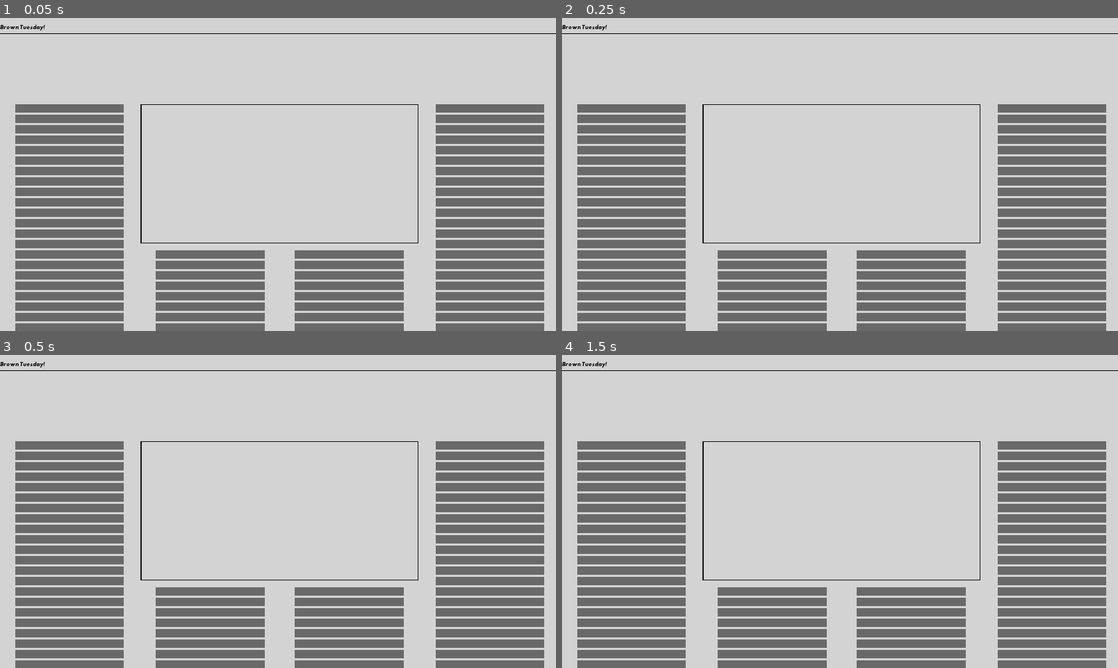
Above: before the commit, frames 1-4 (two rows, left to right).
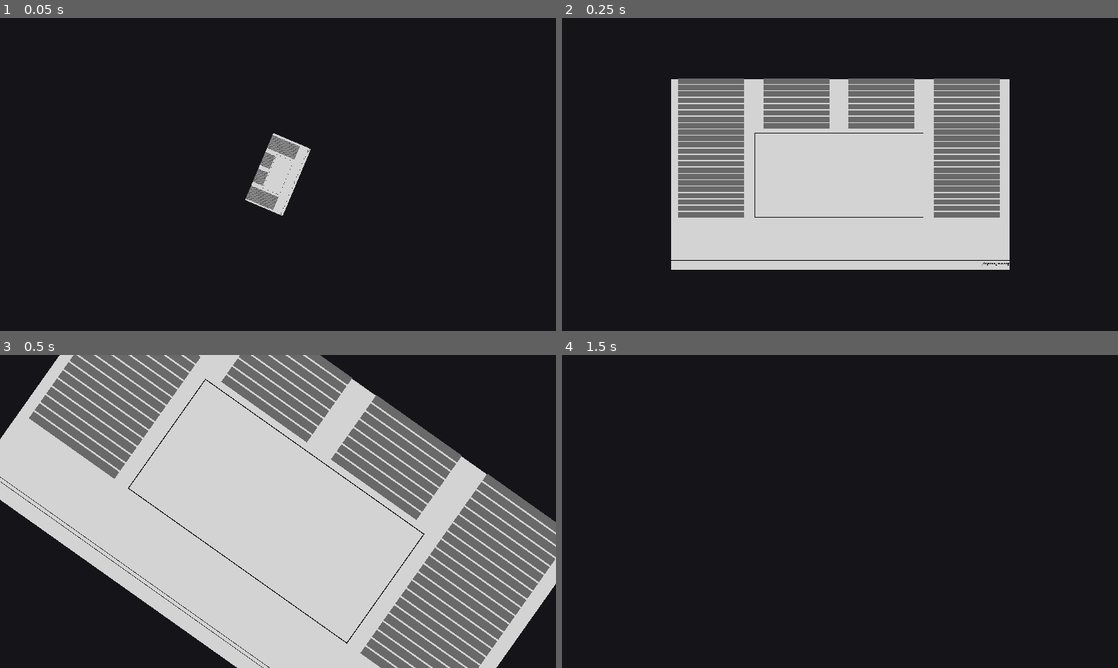
Above: after the commit, the same moments.

Repository: kevinlights/supply-chain
Game: Godot game, scene res://game_entities/newspaper/Newspaper.tscn
Two runs of this game, one before a commit and one after it. Both use one fixed random seed, a clock stepped at 60 frames per second and the inputs below. This scene is started directly instead of the project's main scene.
Inputs (mouse positions are in pixels of both pictures, inside the frame that each line leads up to):
- Up to frame 1 (0.05 s): no input
- Up to frame 2 (0.25 s): no input
- Up to frame 3 (0.5 s): no input
- Up to frame 4 (1.5 s): tap Enter at 0.5 s; move the mouse to (962, 495) at 0.52 s; hold Space (ui_select) 0.53-1.28 s; click (962, 495) at 0.67 s; move the mouse to (728, 527) at 1.27 s; tap Space (ui_select) at 1.35 s; click (728, 527) at 1.42 s

The runs differ from the first frame. In frame 1, 98% of the frame differs, in the area x 0-100%, y 0-100%; in frame 2, 79%; in frame 3, 56%; in frame 4, 100%.

Commit message:
Added animation and close functionality to newspaper.

Diff:
--- /dev/null
+++ b/game_entities/newspaper/Newspaper.gd
@@ -0,0 +1,21 @@
+extends Control
+
+var animationTween : Tween
+
+func _ready():
+	get_parent().set_process(false)
+	set_process(true)
+	animationTween = Tween.new()
+	add_child(animationTween)
+	animationTween.interpolate_method(self, "set_rotation", -TAU * 3, 0, 0.75, Tween.TRANS_SINE, Tween.EASE_OUT)
+	animationTween.interpolate_method(self, "set_scale", Vector2(0.0001, 0.0001), Vector2(1, 1), 0.6, Tween.TRANS_SINE, Tween.EASE_OUT)
+	animationTween.start()
+
+func _process(_delta):
+	if Input.is_action_just_released("ui_select"):
+		close()
+
+func close():
+	#TODO: Process and apply effect
+	get_parent().set_process(true)
+	queue_free()
--- a/game_entities/newspaper/Newspaper.tscn
+++ b/game_entities/newspaper/Newspaper.tscn
@@ -1,8 +1,9 @@
-[gd_scene load_steps=5 format=2]
+[gd_scene load_steps=6 format=2]
 
 [ext_resource path="res://fonts/newspaper_headline.tres" type="DynamicFont" id=1]
 [ext_resource path="res://fonts/newspaper_date.tres" type="DynamicFont" id=2]
 [ext_resource path="res://fonts/newspaper_title.tres" type="DynamicFont" id=3]
+[ext_resource path="res://game_entities/newspaper/Newspaper.gd" type="Script" id=4]
 
 [sub_resource type="StyleBoxFlat" id=1]
 draw_center = false
@@ -16,17 +17,27 @@
 margin_right = 40.0
 margin_bottom = 40.0
 rect_min_size = Vector2( 1280, 720 )
+rect_pivot_offset = Vector2( 640, 360 )
+script = ExtResource( 4 )
+__meta__ = {
+"_edit_use_anchors_": false
+}
 
 [node name="Paper" type="ColorRect" parent="."]
 margin_right = 1280.0
 margin_bottom = 720.0
 rect_min_size = Vector2( 0, 720 )
+mouse_filter = 2
 color = Color( 0.831373, 0.831373, 0.831373, 1 )
+__meta__ = {
+"_edit_use_anchors_": false
+}
 
 [node name="TitleContent" type="VBoxContainer" parent="Paper"]
 margin_right = 1280.0
 margin_bottom = 190.0
 rect_min_size = Vector2( 1280, 0 )
+mouse_filter = 2
 __meta__ = {
 "_edit_use_anchors_": false
 }
@@ -35,6 +46,7 @@
 margin_right = 1280.0
 margin_bottom = 5.0
 rect_min_size = Vector2( 1280, 5 )
+mouse_filter = 2
 __meta__ = {
 "_edit_use_anchors_": false
 }
@@ -66,6 +78,7 @@
 margin_right = 1280.0
 margin_bottom = 125.0
 rect_min_size = Vector2( 1280, 1 )
+mouse_filter = 2
 color = Color( 0, 0, 0, 1 )
 __meta__ = {
 "_edit_use_anchors_": false
@@ -76,6 +89,7 @@
 margin_right = 1280.0
 margin_bottom = 129.0
 rect_min_size = Vector2( 1280, 0 )
+mouse_filter = 2
 __meta__ = {
 "_edit_use_anchors_": false
 }
@@ -85,6 +99,7 @@
 margin_right = 1280.0
 margin_bottom = 134.0
 rect_min_size = Vector2( 1280, 1 )
+mouse_filter = 2
 color = Color( 0, 0, 0, 1 )
 __meta__ = {
 "_edit_use_anchors_": false
@@ -129,6 +144,7 @@
 margin_right = 250.0
 margin_bottom = 20.0
 rect_min_size = Vector2( 250, 20 )
+mouse_filter = 2
 color = Color( 0.415686, 0.415686, 0.415686, 1 )
 
 [node name="ColorRect2" type="ColorRect" parent="Paper/PaperContent/Column/Text"]
@@ -136,6 +152,7 @@
 margin_right = 250.0
 margin_bottom = 44.0
 rect_min_size = Vector2( 250, 20 )
+mouse_filter = 2
 color = Color( 0.415686, 0.415686, 0.415686, 1 )
 
 [node name="ColorRect3" type="ColorRect" parent="Paper/PaperContent/Column/Text"]
@@ -143,6 +160,7 @@
 margin_right = 250.0
 margin_bottom = 68.0
 rect_min_size = Vector2( 250, 20 )
+mouse_filter = 2
 color = Color( 0.415686, 0.415686, 0.415686, 1 )
 
 [node name="ColorRect4" type="ColorRect" parent="Paper/PaperContent/Column/Text"]
@@ -150,6 +168,7 @@
 margin_right = 250.0
 margin_bottom = 92.0
 rect_min_size = Vector2( 250, 20 )
+mouse_filter = 2
 color = Color( 0.415686, 0.415686, 0.415686, 1 )
 
 [node name="ColorRect5" type="ColorRect" parent="Paper/PaperContent/Column/Text"]
@@ -157,6 +176,7 @@
 margin_right = 250.0
 margin_bottom = 116.0
 rect_min_size = Vector2( 250, 20 )
+mouse_filter = 2
 color = Color( 0.415686, 0.415686, 0.415686, 1 )
 
 [node name="ColorRect6" type="ColorRect" parent="Paper/PaperContent/Column/Text"]
@@ -164,6 +184,7 @@
 margin_right = 250.0
 margin_bottom = 140.0
 rect_min_size = Vector2( 250, 20 )
+mouse_filter = 2
 color = Color( 0.415686, 0.415686, 0.415686, 1 )
 
 [node name="ColorRect7" type="ColorRect" parent="Paper/PaperContent/Column/Text"]
@@ -171,6 +192,7 @@
 margin_right = 250.0
 margin_bottom = 164.0
 rect_min_size = Vector2( 250, 20 )
+mouse_filter = 2
 color = Color( 0.415686, 0.415686, 0.415686, 1 )
 
 [node name="ColorRect8" type="ColorRect" parent="Paper/PaperContent/Column/Text"]
@@ -178,6 +200,7 @@
 margin_right = 250.0
 margin_bottom = 188.0
 rect_min_size = Vector2( 250, 20 )
+mouse_filter = 2
 color = Color( 0.415686, 0.415686, 0.415686, 1 )
 
 [node name="ColorRect9" type="ColorRect" parent="Paper/PaperContent/Column/Text"]
@@ -185,6 +208,7 @@
 margin_right = 250.0
 margin_bottom = 212.0
 rect_min_size = Vector2( 250, 20 )
+mouse_filter = 2
 color = Color( 0.415686, 0.415686, 0.415686, 1 )
 
 [node name="ColorRect10" type="ColorRect" parent="Paper/PaperContent/Column/Text"]
@@ -192,6 +216,7 @@
 margin_right = 250.0
 margin_bottom = 236.0
 rect_min_size = Vector2( 250, 20 )
+mouse_filter = 2
 color = Color( 0.415686, 0.415686, 0.415686, 1 )
 
 [node name="ColorRect11" type="ColorRect" parent="Paper/PaperContent/Column/Text"]
@@ -199,6 +224,7 @@
 margin_right = 250.0
 margin_bottom = 260.0
 rect_min_size = Vector2( 250, 20 )
+mouse_filter = 2
 color = Color( 0.415686, 0.415686, 0.415686, 1 )
 
 [node name="ColorRect12" type="ColorRect" parent="Paper/PaperContent/Column/Text"]
@@ -206,6 +232,7 @@
 margin_right = 250.0
 margin_bottom = 284.0
 rect_min_size = Vector2( 250, 20 )
+mouse_filter = 2
 color = Color( 0.415686, 0.415686, 0.415686, 1 )
 
 [node name="ColorRect13" type="ColorRect" parent="Paper/PaperContent/Column/Text"]
@@ -213,6 +240,7 @@
 margin_right = 250.0
 margin_bottom = 308.0
 rect_min_size = Vector2( 250, 20 )
+mouse_filter = 2
 color = Color( 0.415686, 0.415686, 0.415686, 1 )
 
 [node name="ColorRect14" type="ColorRect" parent="Paper/PaperContent/Column/Text"]
@@ -220,6 +248,7 @@
 margin_right = 250.0
 margin_bottom = 332.0
 rect_min_size = Vector2( 250, 20 )
+mouse_filter = 2
 color = Color( 0.415686, 0.415686, 0.415686, 1 )
 
 [node name="ColorRect15" type="ColorRect" parent="Paper/PaperContent/Column/Text"]
@@ -227,6 +256,7 @@
 margin_right = 250.0
 margin_bottom = 356.0
 rect_min_size = Vector2( 250, 20 )
+mouse_filter = 2
 color = Color( 0.415686, 0.415686, 0.415686, 1 )
 
 [node name="ColorRect16" type="ColorRect" parent="Paper/PaperContent/Column/Text"]
@@ -234,6 +264,7 @@
 margin_right = 250.0
 margin_bottom = 380.0
 rect_min_size = Vector2( 250, 20 )
+mouse_filter = 2
 color = Color( 0.415686, 0.415686, 0.415686, 1 )
 
 [node name="ColorRect17" type="ColorRect" parent="Paper/PaperContent/Column/Text"]
@@ -241,6 +272,7 @@
 margin_right = 250.0
 margin_bottom = 404.0
 rect_min_size = Vector2( 250, 20 )
+mouse_filter = 2
 color = Color( 0.415686, 0.415686, 0.415686, 1 )
 
 [node name="ColorRect18" type="ColorRect" parent="Paper/PaperContent/Column/Text"]
@@ -248,6 +280,7 @@
 margin_right = 250.0
 margin_bottom = 428.0
 rect_min_size = Vector2( 250, 20 )
+mouse_filter = 2
 color = Color( 0.415686, 0.415686, 0.415686, 1 )
 
 [node name="ColorRect19" type="ColorRect" parent="Paper/PaperContent/Column/Text"]
@@ -255,6 +288,7 @@
 margin_right = 250.0
 margin_bottom = 452.0
 rect_min_size = Vector2( 250, 20 )
+mouse_filter = 2
 color = Color( 0.415686, 0.415686, 0.415686, 1 )
 
 [node name="ColorRect20" type="ColorRect" parent="Paper/PaperContent/Column/Text"]
@@ -262,6 +296,7 @@
 margin_right = 250.0
 margin_bottom = 476.0
 rect_min_size = Vector2( 250, 20 )
+mouse_filter = 2
 color = Color( 0.415686, 0.415686, 0.415686, 1 )
 
 [node name="ColorRect21" type="ColorRect" parent="Paper/PaperContent/Column/Text"]
@@ -269,6 +304,7 @@
 margin_right = 250.0
 margin_bottom = 500.0
 rect_min_size = Vector2( 250, 20 )
+mouse_filter = 2
 color = Color( 0.415686, 0.415686, 0.415686, 1 )
 
 [node name="ColorRect22" type="ColorRect" parent="Paper/PaperContent/Column/Text"]
@@ -276,6 +312,7 @@
 margin_right = 250.0
 margin_bottom = 524.0
 rect_min_size = Vector2( 250, 20 )
+mouse_filter = 2
 color = Color( 0.415686, 0.415686, 0.415686, 1 )
 
 [node name="Center" type="VBoxContainer" parent="Paper/PaperContent"]
@@ -289,12 +326,14 @@
 margin_right = 640.0
 margin_bottom = 320.0
 rect_min_size = Vector2( 640, 320 )
+mouse_filter = 2
 custom_styles/panel = SubResource( 1 )
 
 [node name="Photo" type="TextureRect" parent="Paper/PaperContent/Center/PhotoFrame"]
 margin_right = 40.0
 margin_bottom = 40.0
 rect_min_size = Vector2( 640, 320 )
+mouse_filter = 2
 __meta__ = {
 "_edit_use_anchors_": false
 }
@@ -304,6 +343,7 @@
 margin_right = 640.0
 margin_bottom = 330.0
 rect_min_size = Vector2( 0, 10 )
+mouse_filter = 2
 __meta__ = {
 "_edit_use_anchors_": false
 }
@@ -313,12 +353,14 @@
 margin_right = 640.0
 margin_bottom = 530.0
 rect_min_size = Vector2( 640, 0 )
+mouse_filter = 2
 custom_constants/separation = 0
 
 [node name="Column2" type="HBoxContainer" parent="Paper/PaperContent/Center/CenterColumns"]
 margin_right = 320.0
 margin_bottom = 200.0
 rect_min_size = Vector2( 320, 200 )
+mouse_filter = 2
 custom_constants/separation = 0
 alignment = 1
 
@@ -327,6 +369,7 @@
 margin_right = 285.0
 margin_bottom = 200.0
 rect_min_size = Vector2( 250, 200 )
+mouse_filter = 2
 alignment = 1
 
 [node name="ColorRect" type="ColorRect" parent="Paper/PaperContent/Center/CenterColumns/Column2/Text"]
@@ -334,6 +377,7 @@
 margin_right = 250.0
 margin_bottom = 26.0
 rect_min_size = Vector2( 250, 20 )
+mouse_filter = 2
 color = Color( 0.415686, 0.415686, 0.415686, 1 )
 
 [node name="ColorRect2" type="ColorRect" parent="Paper/PaperContent/Center/CenterColumns/Column2/Text"]
@@ -341,6 +385,7 @@
 margin_right = 250.0
 margin_bottom = 50.0
 rect_min_size = Vector2( 250, 20 )
+mouse_filter = 2
 color = Color( 0.415686, 0.415686, 0.415686, 1 )
 
 [node name="ColorRect3" type="ColorRect" parent="Paper/PaperContent/Center/CenterColumns/Column2/Text"]
@@ -348,6 +393,7 @@
 margin_right = 250.0
 margin_bottom = 74.0
 rect_min_size = Vector2( 250, 20 )
+mouse_filter = 2
 color = Color( 0.415686, 0.415686, 0.415686, 1 )
 
 [node name="ColorRect4" type="ColorRect" parent="Paper/PaperContent/Center/CenterColumns/Column2/Text"]
@@ -355,6 +401,7 @@
 margin_right = 250.0
 margin_bottom = 98.0
 rect_min_size = Vector2( 250, 20 )
+mouse_filter = 2
 color = Color( 0.415686, 0.415686, 0.415686, 1 )
 
 [node name="ColorRect5" type="ColorRect" parent="Paper/PaperContent/Center/CenterColumns/Column2/Text"]
@@ -362,6 +409,7 @@
 margin_right = 250.0
 margin_bottom = 122.0
 rect_min_size = Vector2( 250, 20 )
+mouse_filter = 2
 color = Color( 0.415686, 0.415686, 0.415686, 1 )
 
 [node name="ColorRect6" type="ColorRect" parent="Paper/PaperContent/Center/CenterColumns/Column2/Text"]
@@ -369,6 +417,7 @@
 margin_right = 250.0
 margin_bottom = 146.0
 rect_min_size = Vector2( 250, 20 )
+mouse_filter = 2
 color = Color( 0.415686, 0.415686, 0.415686, 1 )
 
 [node name="ColorRect7" type="ColorRect" parent="Paper/PaperContent/Center/CenterColumns/Column2/Text"]
@@ -376,6 +425,7 @@
 margin_right = 250.0
 margin_bottom = 170.0
 rect_min_size = Vector2( 250, 20 )
+mouse_filter = 2
 color = Color( 0.415686, 0.415686, 0.415686, 1 )
 
 [node name="ColorRect8" type="ColorRect" parent="Paper/PaperContent/Center/CenterColumns/Column2/Text"]
@@ -383,6 +433,7 @@
 margin_right = 250.0
 margin_bottom = 194.0
 rect_min_size = Vector2( 250, 20 )
+mouse_filter = 2
 color = Color( 0.415686, 0.415686, 0.415686, 1 )
 
 [node name="Column3" type="HBoxContainer" parent="Paper/PaperContent/Center/CenterColumns"]
@@ -390,6 +441,7 @@
 margin_right = 640.0
 margin_bottom = 200.0
 rect_min_size = Vector2( 320, 200 )
+mouse_filter = 2
 custom_constants/separation = 0
 alignment = 1
 
@@ -398,6 +450,7 @@
 margin_right = 285.0
 margin_bottom = 200.0
 rect_min_size = Vector2( 250, 200 )
+mouse_filter = 2
 alignment = 1
 
 [node name="ColorRect" type="ColorRect" parent="Paper/PaperContent/Center/CenterColumns/Column3/Text"]
@@ -405,6 +458,7 @@
 margin_right = 250.0
 margin_bottom = 26.0
 rect_min_size = Vector2( 250, 20 )
+mouse_filter = 2
 color = Color( 0.415686, 0.415686, 0.415686, 1 )
 
 [node name="ColorRect2" type="ColorRect" parent="Paper/PaperContent/Center/CenterColumns/Column3/Text"]
@@ -412,6 +466,7 @@
 margin_right = 250.0
 margin_bottom = 50.0
 rect_min_size = Vector2( 250, 20 )
+mouse_filter = 2
 color = Color( 0.415686, 0.415686, 0.415686, 1 )
 
 [node name="ColorRect3" type="ColorRect" parent="Paper/PaperContent/Center/CenterColumns/Column3/Text"]
@@ -419,6 +474,7 @@
 margin_right = 250.0
 margin_bottom = 74.0
 rect_min_size = Vector2( 250, 20 )
+mouse_filter = 2
 color = Color( 0.415686, 0.415686, 0.415686, 1 )
 
 [node name="ColorRect4" type="ColorRect" parent="Paper/PaperContent/Center/CenterColumns/Column3/Text"]
@@ -426,6 +482,7 @@
 margin_right = 250.0
 margin_bottom = 98.0
 rect_min_size = Vector2( 250, 20 )
+mouse_filter = 2
 color = Color( 0.415686, 0.415686, 0.415686, 1 )
 
 [node name="ColorRect5" type="ColorRect" parent="Paper/PaperContent/Center/CenterColumns/Column3/Text"]
@@ -433,6 +490,7 @@
 margin_right = 250.0
 margin_bottom = 122.0
 rect_min_size = Vector2( 250, 20 )
+mouse_filter = 2
 color = Color( 0.415686, 0.415686, 0.415686, 1 )
 
 [node name="ColorRect6" type="ColorRect" parent="Paper/PaperContent/Center/CenterColumns/Column3/Text"]
@@ -440,6 +498,7 @@
 margin_right = 250.0
 margin_bottom = 146.0
 rect_min_size = Vector2( 250, 20 )
+mouse_filter = 2
 color = Color( 0.415686, 0.415686, 0.415686, 1 )
 
 [node name="ColorRect7" type="ColorRect" parent="Paper/PaperContent/Center/CenterColumns/Column3/Text"]
@@ -447,6 +506,7 @@
 margin_right = 250.0
 margin_bottom = 170.0
 rect_min_size = Vector2( 250, 20 )
+mouse_filter = 2
 color = Color( 0.415686, 0.415686, 0.415686, 1 )
 
 [node name="ColorRect8" type="ColorRect" parent="Paper/PaperContent/Center/CenterColumns/Column3/Text"]
@@ -454,6 +514,7 @@
 margin_right = 250.0
 margin_bottom = 194.0
 rect_min_size = Vector2( 250, 20 )
+mouse_filter = 2
 color = Color( 0.415686, 0.415686, 0.415686, 1 )
 
 [node name="Column4" type="HBoxContainer" parent="Paper/PaperContent"]
@@ -478,6 +539,7 @@
 margin_right = 250.0
 margin_bottom = 20.0
 rect_min_size = Vector2( 250, 20 )
+mouse_filter = 2
 color = Color( 0.415686, 0.415686, 0.415686, 1 )
 
 [node name="ColorRect2" type="ColorRect" parent="Paper/PaperContent/Column4/Text"]
@@ -485,6 +547,7 @@
 margin_right = 250.0
 margin_bottom = 44.0
 rect_min_size = Vector2( 250, 20 )
+mouse_filter = 2
 color = Color( 0.415686, 0.415686, 0.415686, 1 )
 
 [node name="ColorRect3" type="ColorRect" parent="Paper/PaperContent/Column4/Text"]
@@ -492,6 +555,7 @@
 margin_right = 250.0
 margin_bottom = 68.0
 rect_min_size = Vector2( 250, 20 )
+mouse_filter = 2
 color = Color( 0.415686, 0.415686, 0.415686, 1 )
 
 [node name="ColorRect4" type="ColorRect" parent="Paper/PaperContent/Column4/Text"]
@@ -499,6 +563,7 @@
 margin_right = 250.0
 margin_bottom = 92.0
 rect_min_size = Vector2( 250, 20 )
+mouse_filter = 2
 color = Color( 0.415686, 0.415686, 0.415686, 1 )
 
 [node name="ColorRect5" type="ColorRect" parent="Paper/PaperContent/Column4/Text"]
@@ -506,6 +571,7 @@
 margin_right = 250.0
 margin_bottom = 116.0
 rect_min_size = Vector2( 250, 20 )
+mouse_filter = 2
 color = Color( 0.415686, 0.415686, 0.415686, 1 )
 
 [node name="ColorRect6" type="ColorRect" parent="Paper/PaperContent/Column4/Text"]
@@ -513,6 +579,7 @@
 margin_right = 250.0
 margin_bottom = 140.0
 rect_min_size = Vector2( 250, 20 )
+mouse_filter = 2
 color = Color( 0.415686, 0.415686, 0.415686, 1 )
 
 [node name="ColorRect7" type="ColorRect" parent="Paper/PaperContent/Column4/Text"]
@@ -520,6 +587,7 @@
 margin_right = 250.0
 margin_bottom = 164.0
 rect_min_size = Vector2( 250, 20 )
+mouse_filter = 2
 color = Color( 0.415686, 0.415686, 0.415686, 1 )
 
 [node name="ColorRect8" type="ColorRect" parent="Paper/PaperContent/Column4/Text"]
@@ -527,6 +595,7 @@
 margin_right = 250.0
 margin_bottom = 188.0
 rect_min_size = Vector2( 250, 20 )
+mouse_filter = 2
 color = Color( 0.415686, 0.415686, 0.415686, 1 )
 
 [node name="ColorRect9" type="ColorRect" parent="Paper/PaperContent/Column4/Text"]
@@ -534,6 +603,7 @@
 margin_right = 250.0
 margin_bottom = 212.0
 rect_min_size = Vector2( 250, 20 )
+mouse_filter = 2
 color = Color( 0.415686, 0.415686, 0.415686, 1 )
 
 [node name="ColorRect10" type="ColorRect" parent="Paper/PaperContent/Column4/Text"]
@@ -541,6 +611,7 @@
 margin_right = 250.0
 margin_bottom = 236.0
 rect_min_size = Vector2( 250, 20 )
+mouse_filter = 2
 color = Color( 0.415686, 0.415686, 0.415686, 1 )
 
 [node name="ColorRect11" type="ColorRect" parent="Paper/PaperContent/Column4/Text"]
@@ -548,6 +619,7 @@
 margin_right = 250.0
 margin_bottom = 260.0
 rect_min_size = Vector2( 250, 20 )
+mouse_filter = 2
 color = Color( 0.415686, 0.415686, 0.415686, 1 )
 
 [node name="ColorRect12" type="ColorRect" parent="Paper/PaperContent/Column4/Text"]
@@ -555,6 +627,7 @@
 margin_right = 250.0
 margin_bottom = 284.0
 rect_min_size = Vector2( 250, 20 )
+mouse_filter = 2
 color = Color( 0.415686, 0.415686, 0.415686, 1 )
 
 [node name="ColorRect13" type="ColorRect" parent="Paper/PaperContent/Column4/Text"]
@@ -562,6 +635,7 @@
 margin_right = 250.0
 margin_bottom = 308.0
 rect_min_size = Vector2( 250, 20 )
+mouse_filter = 2
 color = Color( 0.415686, 0.415686, 0.415686, 1 )
 
 [node name="ColorRect14" type="ColorRect" parent="Paper/PaperContent/Column4/Text"]
@@ -569,6 +643,7 @@
 margin_right = 250.0
 margin_bottom = 332.0
 rect_min_size = Vector2( 250, 20 )
+mouse_filter = 2
 color = Color( 0.415686, 0.415686, 0.415686, 1 )
 
 [node name="ColorRect15" type="ColorRect" parent="Paper/PaperContent/Column4/Text"]
@@ -576,6 +651,7 @@
 margin_right = 250.0
 margin_bottom = 356.0
 rect_min_size = Vector2( 250, 20 )
+mouse_filter = 2
 color = Color( 0.415686, 0.415686, 0.415686, 1 )
 
 [node name="ColorRect16" type="ColorRect" parent="Paper/PaperContent/Column4/Text"]
@@ -583,6 +659,7 @@
 margin_right = 250.0
 margin_bottom = 380.0
 rect_min_size = Vector2( 250, 20 )
+mouse_filter = 2
 color = Color( 0.415686, 0.415686, 0.415686, 1 )
 
 [node name="ColorRect17" type="ColorRect" parent="Paper/PaperContent/Column4/Text"]
@@ -590,6 +667,7 @@
 margin_right = 250.0
 margin_bottom = 404.0
 rect_min_size = Vector2( 250, 20 )
+mouse_filter = 2
 color = Color( 0.415686, 0.415686, 0.415686, 1 )
 
 [node name="ColorRect18" type="ColorRect" parent="Paper/PaperContent/Column4/Text"]
@@ -597,6 +675,7 @@
 margin_right = 250.0
 margin_bottom = 428.0
 rect_min_size = Vector2( 250, 20 )
+mouse_filter = 2
 color = Color( 0.415686, 0.415686, 0.415686, 1 )
 
 [node name="ColorRect19" type="ColorRect" parent="Paper/PaperContent/Column4/Text"]
@@ -604,6 +683,7 @@
 margin_right = 250.0
 margin_bottom = 452.0
 rect_min_size = Vector2( 250, 20 )
+mouse_filter = 2
 color = Color( 0.415686, 0.415686, 0.415686, 1 )
 
 [node name="ColorRect20" type="ColorRect" parent="Paper/PaperContent/Column4/Text"]
@@ -611,6 +691,7 @@
 margin_right = 250.0
 margin_bottom = 476.0
 rect_min_size = Vector2( 250, 20 )
+mouse_filter = 2
 color = Color( 0.415686, 0.415686, 0.415686, 1 )
 
 [node name="ColorRect21" type="ColorRect" parent="Paper/PaperContent/Column4/Text"]
@@ -618,6 +699,7 @@
 margin_right = 250.0
 margin_bottom = 500.0
 rect_min_size = Vector2( 250, 20 )
+mouse_filter = 2
 color = Color( 0.415686, 0.415686, 0.415686, 1 )
 
 [node name="ColorRect22" type="ColorRect" parent="Paper/PaperContent/Column4/Text"]
@@ -625,6 +707,7 @@
 margin_right = 250.0
 margin_bottom = 524.0
 rect_min_size = Vector2( 250, 20 )
+mouse_filter = 2
 color = Color( 0.415686, 0.415686, 0.415686, 1 )
 
 [node name="MarginContainer2" type="MarginContainer" parent="Paper/PaperContent/Column4"]
